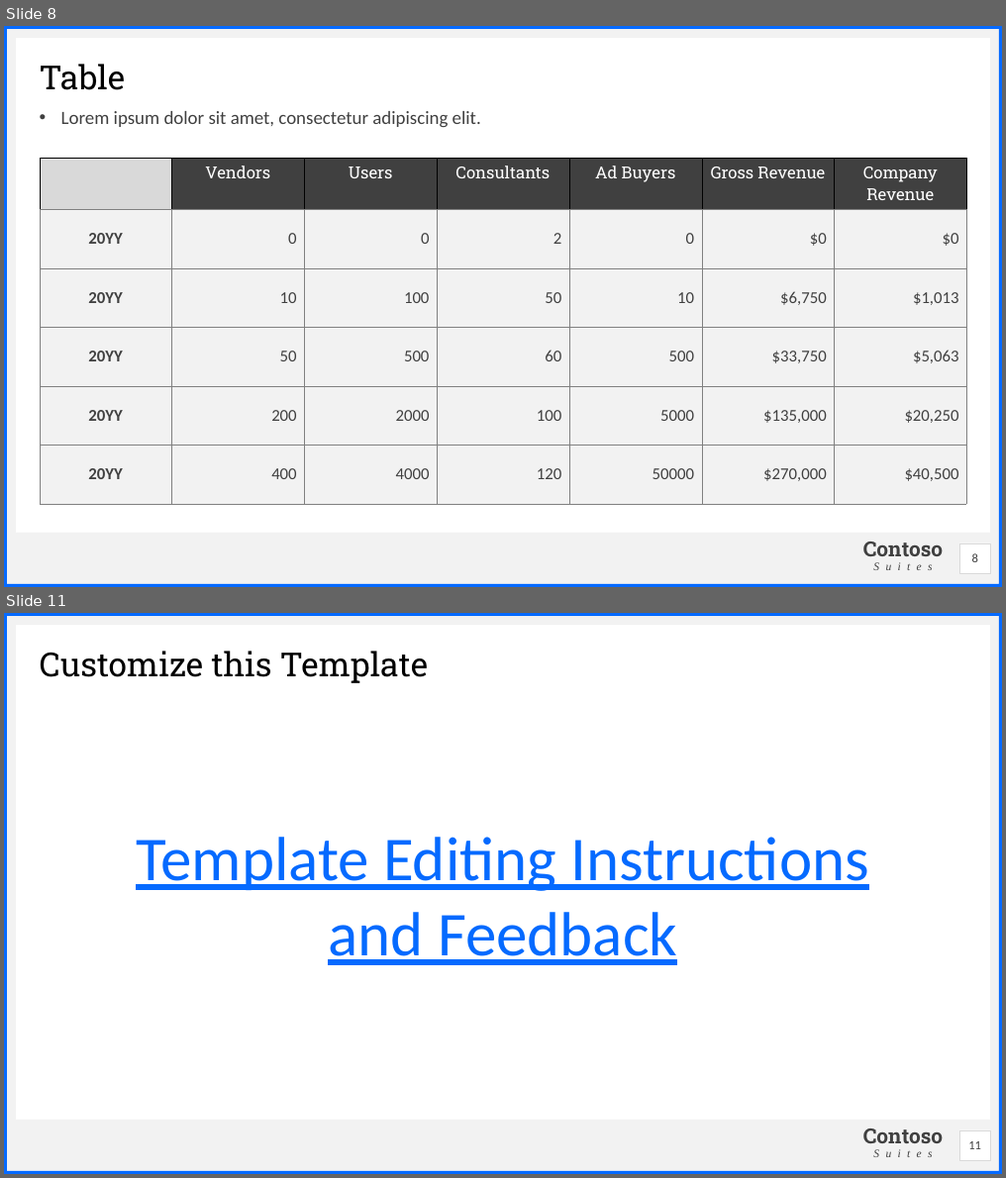
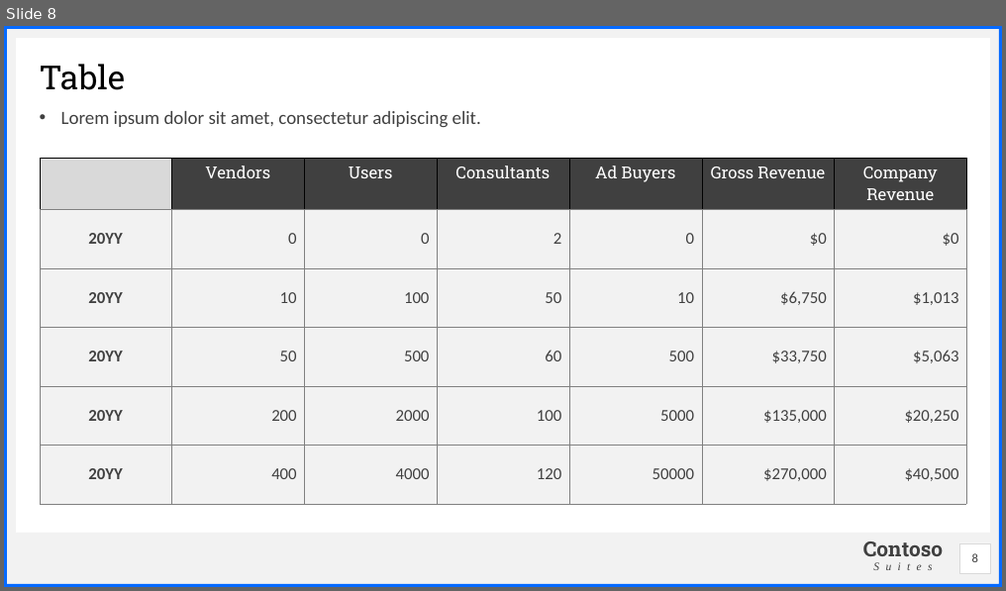
Before and after one commit to ChrisJtron/Polar_Bear_Habitat, a slide deck: BC repo/Polar Bear Tracking.pptx. Shown one above the other, each under a label of ours: slides 8 and 11 before the commit, slide 8 after it; the slides between them are not shown. The pictures are 1006x1178 and 1006x591 pixels, drawn with LibreOffice and Linux fonts; fonts in the diff are those of the drawing. Boxes give left, top, right and bottom in pixels: in the first picture for what was removed or moved away, otherwise in the second. Text is boxed around its words. In the diff, an @@ line names an element or a change of style, - is before the commit and + after.

```diff
--- a/BC repo/Polar Bear Tracking.pptx
+++ b/BC repo/Polar Bear Tracking.pptx
@@ slide 11 removed at (x1=4, y1=613, x2=1002, y2=1174), background #FFFFFF; not listed: 6 template elements that a slide beside it also shows @@
@@ title removed at (x1=40, y1=651, x2=428, y2=683) @@
-Customize this Template
@@ text removed at (x1=136, y1=837, x2=869, y2=965) @@
-Template Editing Instructions and Feedback
@@ page number removed at (x1=960, y1=1131, x2=991, y2=1160) @@
-11
```
Also in this commit, not shown: 1 slide changed, 4 slides added, 4 other slides removed, 3 other files.
